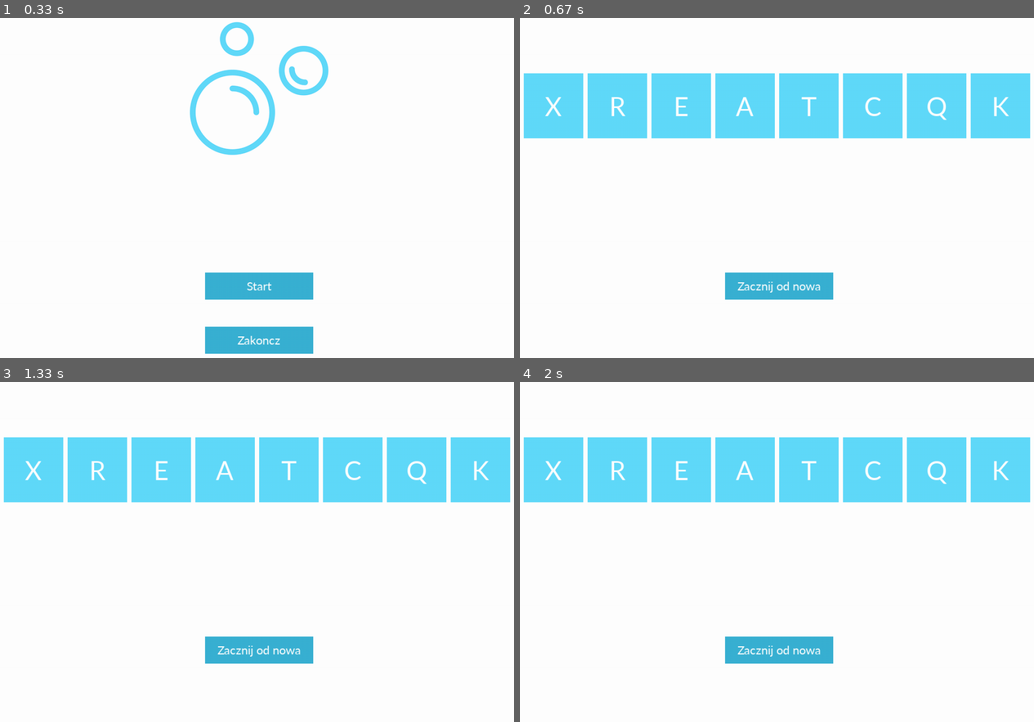
Above: before the commit, frames 1-4 (two rows, left to right).
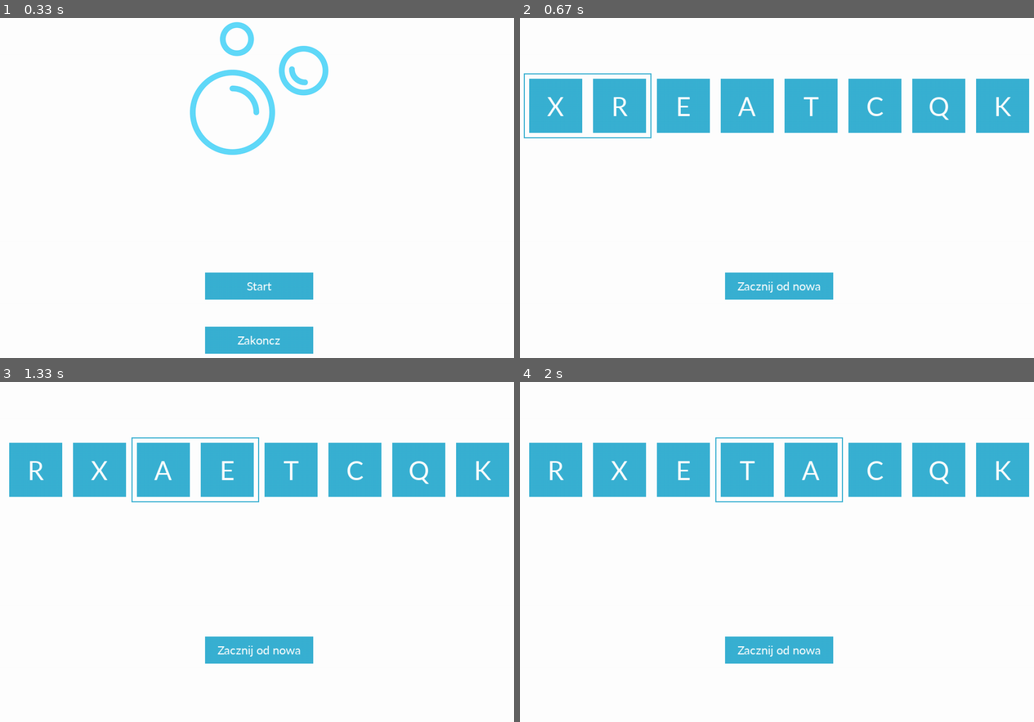
Above: after the commit, the same moments.

Repository: Faliszek/bubble-sort-pygame
Game: pygame game, started from main.py
Two runs of this game, one before a commit and one after it. Both use one fixed random seed, a clock stepped at 60 frames per second and the inputs below.
Inputs (mouse positions are in pixels of both pictures, inside the frame that each line leads up to):
- Up to frame 1 (0.33 s): no input
- Up to frame 2 (0.67 s): click "Start" at 0.38 s
- Up to frame 3 (1.33 s): hold Space 0.67-1.13 s; hold Right 0.67-1.13 s; move the mouse to (236, 582) at 0.7 s; hold Right from 1.17 s (still down); tap Space at 1.23 s
- Up to frame 4 (2 s): tap Space at 1.53, 1.73 s; release Right at 1.63 s; hold Right from 1.67 s (still down)

Frame 1 is identical in both runs. In frame 2, 18% of the frame differs, in the area x 0-100%, y 16-36%; in frame 3, 18%; in frame 4, 18%.

Commit message:
working swaping elements and render them

Diff:
--- /dev/null
+++ b/frame.py
@@ -0,0 +1,22 @@
+import pygame
+import config
+
+
+class Frame:
+    x = 0
+    y = 0
+    h = 0
+    w = 0
+
+    def __init__(self, x, y, h, w):
+        self.x = x
+        self.y = y
+        self.h = h
+        self.w = w
+        self.position = 1
+
+    def render(self, screen, events):
+        # screen.arc(screen, config.colors["darkBlue"], Rect, start_angle, stop_angle, width=1)
+        # pygame.draw.rect(self.game, bg, (self.x, self.y, self.w, self.h), 2)
+        pygame.draw.rect(screen, config.colors["darkBlue"], [
+                         self.x, self.y, self.w, self.h], 2)
--- a/game_view.py
+++ b/game_view.py
@@ -6,6 +6,7 @@
 from button import Button
 from screen import Screen
 from letter import Letter
+from frame import Frame
 
 width = config.size["width"]
 height = config.size["height"]
@@ -14,7 +15,18 @@
 class GameView(Screen):
     letters = []
     countNumbers = 8
-    valuesToSwitch = ()
+    valuesToSwitch = []
+    win = False
+    buttonY = 150
+    buttonH = 120
+    buttonW = w = (width - 80) / countNumbers
+    buttonX = 40
+    selectedValues = []
+    frameX = buttonX
+    frameY = 150
+    frameW = buttonW * 2
+    frameH = buttonH
+    framePosition = 0
 
     def __init__(self,  screen):
         super().__init__(screen)
@@ -25,14 +37,15 @@
         return random.randint(65, 90)
 
     def initNumbers(self, screen):
-        w = (width - 80) / self.countNumbers
+        w = self.buttonW
         a = []
         randomNumbers = random.sample(range(65, 90), self.countNumbers)
+        # randomNumbers = range(66, 90)
         for i in range(self.countNumbers):
             value = randomNumbers[i]
 
-            l = Letter(screen, index=i, value=value, text=chr(value), x=i *
-                       w + 40, y=150, w=w-8, h=120)
+            l = Letter(screen, index=i, value=value, text=chr(
+                value), x=self.buttonX, y=self.buttonY, w=w, h=120)
             a.append(l)
         return a
 
@@ -55,36 +68,93 @@
             newArr.append(el.value)
         print(newArr)
 
+    def __str__(self):
+        newArr = []
+        for el in self.letters:
+            newArr.append(el.text)
+        return ",".join(newArr)
+
     def printValuesToSwitch(self):
-        print(self.valuesToSwitch)
+        if len(self.valuesToSwitch) == 2:
+            f = self.valuesToSwitch[0]
+            s = self.valuesToSwitch[1]
+        else:
+            print("Nie poprawna tupla")
+            self.win = True
 
     def setNewNumbers(self, screen):
         self.letters = self.initNumbers(screen)
         letters = self.letters
         self.sortedLetters = self.bubbleSort(letters)
         self.analyzeNextMove()
+        self.printValuesToSwitch()
+
+        if len(letters) > 2:
+            self.setSelectedValues(letters[0], letters[1])
 
     def analyzeNextMove(self):
         newArr = []
         for i in self.letters:
             newArr.append(i)
-
+        switched = False
         for passnum in range(len(newArr)-1, 0, -1):
             for i in range(passnum):
                 if newArr[i].value > newArr[i+1].value:
+                    switched = True
                     self.setValuesToSwitch(
-                        newArr[i].value, newArr[i+1].value)
+                        newArr[i], newArr[i+1])
                     return
 
+        if switched == True:
+            self.valuesToSwitch = []
+
     def setValuesToSwitch(self, firstNumber, secondNumber):
-        self.valuesToSwitch = (firstNumber, secondNumber)
+        self.valuesToSwitch = [firstNumber, secondNumber]
+
+    def setSelectedValues(self, firstNumber, secondNumber):
+        self.selectedValues = [firstNumber, secondNumber]
+
+    def updateFramePosition(self, event):
+        if self.framePosition <= 5 and event == pygame.K_RIGHT:
+            self.framePosition = self.framePosition + 1
+        if self.framePosition >= 1 and event == pygame.K_LEFT:
+            self.framePosition = self.framePosition - 1
+
+    def switchElements(self):
+        if self.framePosition <= 6 and self.framePosition >= 0:
+            # We switch whole element but in the end we want
+            # index stame the same, so we swap those again
+            framePosition = self.framePosition
+            arr = self.letters
+            temp = arr[framePosition]
+            arr[framePosition] = arr[framePosition+1]
+            arr[framePosition + 1] = temp
+
+            tempIndex = arr[framePosition].index
+            arr[framePosition].index = arr[framePosition+1].index
+            arr[framePosition + 1].index = tempIndex
+
+            self.letters = arr
 
     def render(self, gameChanger, screen, events):
         screen.fill(config.colors["white"])
 
         for letter in self.letters:
-            letter.render()
+            letter.render(screen=screen, index=letter.index, value=letter.value,
+                          text=letter.text, x=letter.x, y=letter.y, w=letter.w, h=letter.h)
 
         startButton = Button(
             screen, onClick=lambda: self.setNewNumbers(screen), text="Zacznij od nowa", y=518)
         startButton.render(events)
+        # x 40 is initial
+        frame = Frame(x=self.buttonX + (self.framePosition * self.buttonW), y=self.frameY,
+                      h=self.frameH, w=self.frameW)
+
+        frame.render(screen, events)
+        for event in events:
+            if event.type == pygame.KEYDOWN:
+                if event.key == pygame.K_LEFT or event.key == pygame.K_RIGHT:
+                    self.updateFramePosition(event.key)
+                if event.key == pygame.K_SPACE:
+                    print("KLIKAM spacje", self.framePosition)
+                    self.switchElements()
--- a/letter.py
+++ b/letter.py
@@ -1,6 +1,7 @@
 import random
 import pygame
 import config
+# import scipy.interpolate
 
 
 class Letter:
@@ -12,6 +13,7 @@
     h = 80
     w = 40
     bg = config.colors["blue"]
+    screen = None
 
     def __init__(self, screen, index, value, text, x, y, w, h):
         self.index = index
@@ -23,20 +25,24 @@
         self.h = h
         self.screen = screen
 
-    def calcTextPosition(self, textWidth, textHeight):
-        x = self.x + (self.w / 2) - (textWidth / 2)
-        y = self.y + (self.h / 2) - (textHeight / 2)
+    def calcTextPosition(self, x, y, w, h, textWidth, textHeight):
+        x = x + (w / 2) - (textWidth / 2)
+        y = y + (h / 2) - (textHeight / 2)
         return (x, y)
 
-    def render(self):
+    def render(self, screen, index, value, text, x, y, w, h):
+        x = (index * w) + x
 
         font = pygame.font.SysFont("lato", 48)
-        text = font.render(self.text, True, config.colors["white"])
 
-        (textX, textY) = self.calcTextPosition(
-            text.get_width(), text.get_height())
+        textRenderer = font.render(text, True, config.colors["white"])
 
-        pygame.draw.rect(self.screen, self.bg,
-                         (self.x, self.y, self.w, self.h))
-        self.screen.blit(text, (textX,
-                                textY))
+        (textX, textY) = self.calcTextPosition(x, y, w, h,
+                                               textRenderer.get_width(), textRenderer.get_height())
+
+        pygame.draw.rect(screen, config.colors["darkBlue"],
+                         (x, y, w, h))
+        screen.blit(textRenderer, (textX,
+                                   textY))
+        pygame.draw.rect(screen,  config.colors["white"], [
+                         x, y, w, h], 10)
